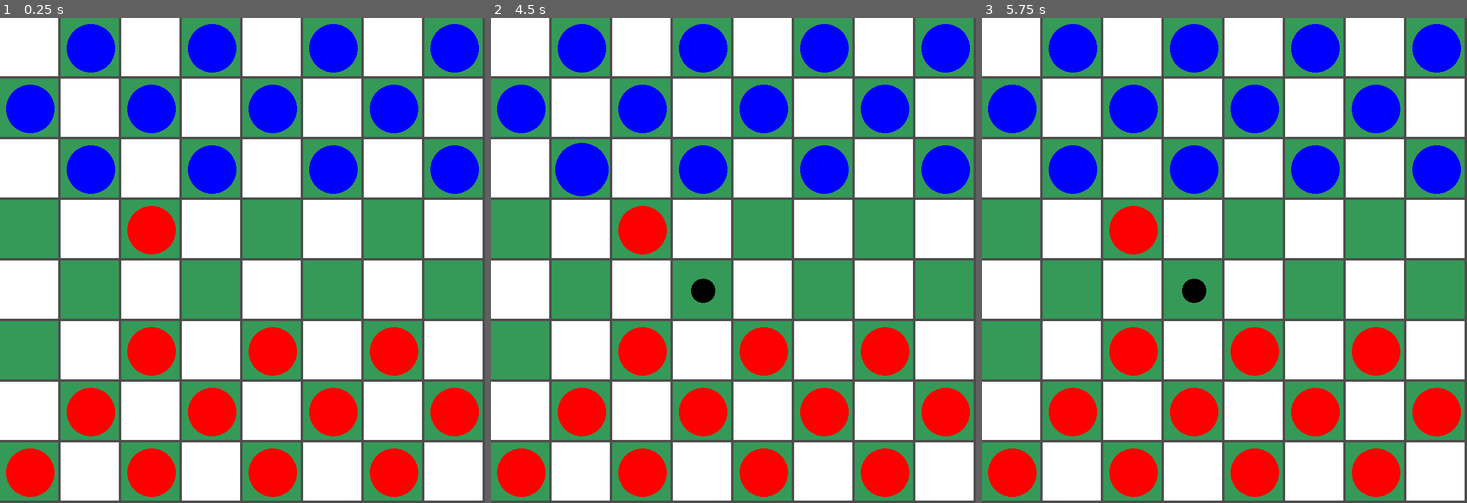
Above: before the commit, frames 1-3 (left to right).
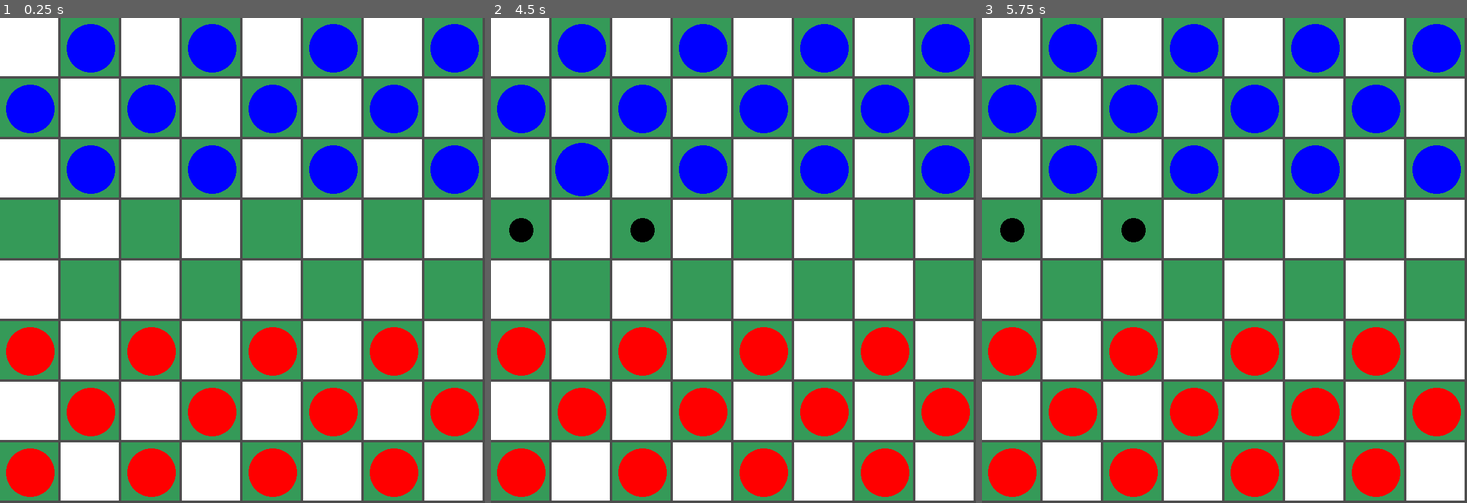
Above: after the commit, the same moments.

Repository: ricardobr3no/checkers-godot
Game: Godot game, scene res://scenes/main.tscn
Two runs of this game, one before a commit and one after it. Both use one fixed random seed, a clock stepped at 60 frames per second and the inputs below. The engine's default icon, where the game draws it, is replaced by a stand-in: a white triangle on a blue panel in a dark square.
Inputs (mouse positions are in pixels of both pictures, inside the frame that each line leads up to):
- Up to frame 1 (0.25 s): no input
- Up to frame 2 (4.5 s): tap Enter at 0.5, 2, 3.5 s; move the mouse to (840, 236) at 0.52 s; press the mouse at (840, 236) at 0.53 s; tap Space at 1.25, 2.75, 4.25 s; move the mouse to (636, 284) at 1.27 s; release the mouse at (636, 284) at 1.28 s; click (636, 284) at 1.35 s; move the mouse to (782, 153) at 2.02 s; press the mouse at (782, 153) at 2.03 s; move the mouse to (709, 357) at 2.77 s; release the mouse at (709, 357) at 2.78 s; click (709, 357) at 2.85 s; move the mouse to (879, 333) at 3.52 s; press the mouse at (879, 333) at 3.53 s; move the mouse to (588, 187) at 4.27 s; release the mouse at (588, 187) at 4.28 s; click (588, 187) at 4.35 s
- Up to frame 3 (5.75 s): move the mouse to (1248, 260) at 5.02 s; press the mouse at (1248, 260) at 5.03 s

The runs differ from the first frame. In frame 1, 1.6% of the frame differs, in the area x 1-37%, y 38-74%; in frame 2, 2.0%, in the area x 1-47%, y 38-74%; in frame 3, 2.0%.

Commit message:
bug fix

Diff:
--- a/scripts/board.gd
+++ b/scripts/board.gd
@@ -26,7 +26,7 @@
 	draw_pieces()
 
 	var piece = get_piece(5, 0)
-	mover_pieces(piece, 3, 2)
+	#mover_pieces(piece, 3, 2)
 
 
 func create_board():
--- a/scripts/main.gd
+++ b/scripts/main.gd
@@ -50,7 +50,7 @@
 			# logica
 			var moves = board.get_valid_moves(piece)
 			if moves.kill:
-				all_kill_moves.append(moves.kill[0])
+				all_kill_moves.append_array(moves.kill)
 
 	if not all_kill_moves:
 		return []
@@ -104,6 +104,7 @@
 
 			var moves = board.get_valid_moves(piece) # retorna dictonary
 			valid_moves = moves.kill if moves.kill else moves.simple
+			print(valid_moves)
 			_draw_guides(piece)
 			return true
 
@@ -112,22 +113,37 @@
 
 func _draw_guides(piece):
 
+	remove_guides()
+
+	if get_all_kill_moves():
+		for move in valid_moves:
+			if move in get_all_kill_moves():
+				var circulo_y = move[0]
+				var circulo_x = move[1]
+				var p = point.instantiate()
+				$board/points.add_child(p)
+				p.add_to_group("point")
+				p.position = Vector2(circulo_x * board.SQUARE_SIZE + board.SQUARE_SIZE / 2, circulo_y * board.SQUARE_SIZE + board.SQUARE_SIZE / 2)
+
+	else:
+		for move in valid_moves:
+			var circulo_y = move[0]
+			var circulo_x = move[1]
+			var p = point.instantiate()
+			$board/points.add_child(p)
+			p.add_to_group("point")
+			p.position = Vector2(circulo_x * board.SQUARE_SIZE + board.SQUARE_SIZE / 2, circulo_y * board.SQUARE_SIZE + board.SQUARE_SIZE / 2)
+
+
+
+func remove_guides():
 	for node in $board/points.get_children():
 		node.queue_free()
 
-	for pos in valid_moves:
-		if pos in get_all_kill_moves():
-			var circulo_y = pos[0]
-			var circulo_x = pos[1]
-
-			var p = point.instantiate()
-			$board/points.add_child(p)
-			p.add_to_group("point")
-
-			p.position = Vector2(circulo_x * board.SQUARE_SIZE + board.SQUARE_SIZE / 2, circulo_y * board.SQUARE_SIZE + board.SQUARE_SIZE / 2)
-
 
 func change_turn():
+	remove_guides()
+
 	if Global.TurnColor == Color.RED:
 		Global.TurnColor = Color.BLUE
 		print('turno blue')
